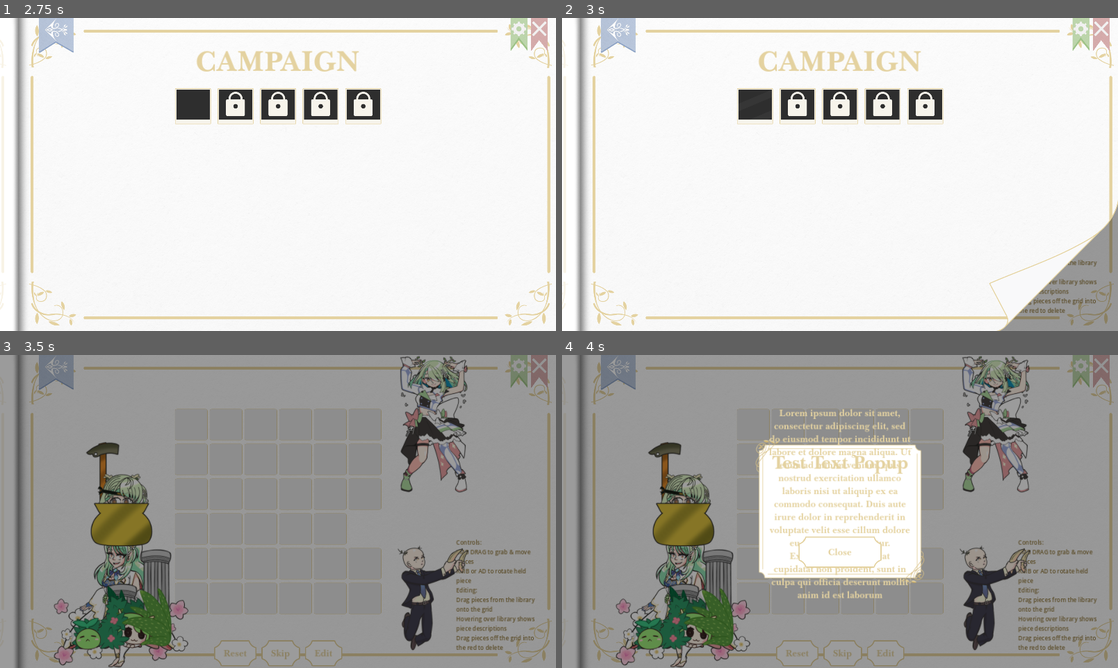
Above: before the commit, frames 1-4 (two rows, left to right).
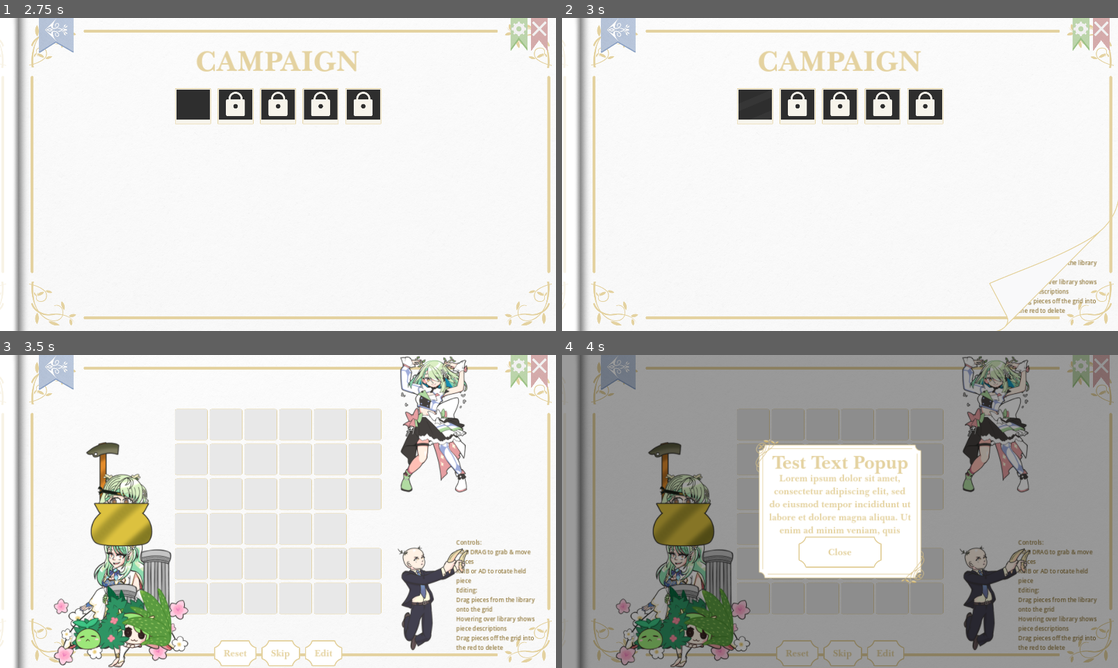
Above: after the commit, the same moments.

Repository: Saplings-Projects/Birthday-2024
Game: Godot game, scene res://MainScenes/screen_mngr_init_scene.tscn
Two runs of this game, one before a commit and one after it. Both use one fixed random seed, a clock stepped at 60 frames per second and the inputs below.
Inputs (mouse positions are in pixels of both pictures, inside the frame that each line leads up to):
- Up to frame 1 (2.75 s): tap Enter at 0.5 s; move the mouse to (400, 158) at 0.52 s; press the mouse at (400, 158) at 0.53 s; release the mouse at (400, 158) at 1.25 s; click "Play" at 1.25 s; click (166, 174) at 2 s
- Up to frame 2 (3 s): click (756, 105) at 2.75 s
- Up to frame 3 (3.5 s): no input
- Up to frame 4 (4 s): click "Skip" at 3.5 s

Frame 1 is identical in both runs. In frame 2, 4.0% of the frame differs, in the area x 78-100%, y 59-100%; in frame 3, 100%, in the area x 0-100%, y 0-100%; in frame 4, 2.9%.

Commit message:
Adjustments to the values of the popups; reduced tutorial text to what can reasonably be shown

Diff:
--- a/Birthday-2024-Project/MainScenes/display_popup.tscn
+++ b/Birthday-2024-Project/MainScenes/display_popup.tscn
@@ -33,13 +33,13 @@
 anchor_right = 0.5
 anchor_bottom = 0.5
 offset_left = -450.0
-offset_top = -500.0
+offset_top = -450.0
 offset_right = 450.0
-offset_bottom = 500.0
+offset_bottom = 450.0
 grow_horizontal = 2
 grow_vertical = 2
 scale = Vector2(1e-05, 1e-05)
-pivot_offset = Vector2(450, 500)
+pivot_offset = Vector2(450, 450)
 texture = ExtResource("2_ir2en")
 patch_margin_left = 100
 patch_margin_top = 125
@@ -70,9 +70,9 @@
 anchor_right = 0.5
 anchor_bottom = 0.5
 offset_left = -350.0
-offset_top = 75.0
+offset_top = 20.0
 offset_right = 350.0
-offset_bottom = 325.0
+offset_bottom = 270.0
 grow_horizontal = 2
 grow_vertical = 2
 theme = ExtResource("3_yginj")
--- a/Birthday-2024-Project/Resources/TutorialData/TestDisplayTutorial.tres
+++ b/Birthday-2024-Project/Resources/TutorialData/TestDisplayTutorial.tres
@@ -8,5 +8,5 @@
 [resource]
 script = ExtResource("1_duadq")
 title = "Test Display Popup"
-body = "Lorem ipsum dolor sit amet, consectetur adipiscing e …(106 unchanged characters)… rud exercitation ullamco laboris nisi ut aliquip ex ea commodo consequat. Duis aute irure dolor in reprehenderit in voluptate velit esse cillum dolore eu fugiat nulla pariatur. Excepteur sint occaecat cupidatat non proident, sunt in culpa qui officia deserunt mollit anim id est laborum"
+body = "Lorem ipsum dolor sit amet, consectetur adipiscing e …(106 unchanged characters)… rud exercitation ullamco laboris nisi ut"
 displayPieces = Array[PackedScene]([ExtResource("1_r7epj"), ExtResource("2_dbuba"), ExtResource("3_f18fg")])
--- a/Birthday-2024-Project/Resources/TutorialData/TestTextOnlyTutorial.tres
+++ b/Birthday-2024-Project/Resources/TutorialData/TestTextOnlyTutorial.tres
@@ -5,5 +5,5 @@
 [resource]
 script = ExtResource("1_ncqbh")
 title = "Test Text Popup"
-body = "Lorem ipsum dolor sit amet, consectetur adipiscing e …(61 unchanged characters)… na aliqua. Ut enim ad minim veniam, quis nostrud exercitation ullamco laboris nisi ut aliquip ex ea commodo consequat. Duis aute irure dolor in reprehenderit in voluptate velit esse cillum dolore eu fugiat nulla pariatur. Excepteur sint occaecat cupidatat non proident, sunt in culpa qui officia deserunt mollit anim id est laborum"
+body = "Lorem ipsum dolor sit amet, consectetur adipiscing e …(61 unchanged characters)… na aliqua. Ut enim ad minim veniam, quis"
 displayPieces = Array[PackedScene]([])
--- a/Birthday-2024-Project/Scripts/GameManager.gd
+++ b/Birthday-2024-Project/Scripts/GameManager.gd
@@ -163,11 +163,7 @@
 			authorText.text = str("By: ", _levelData.author)
 
 		if _levelData.tutorialData != null:
-			var tutorialData = _levelData.tutorialData
-			if _levelData.tutorialData.displayPieces.size() > 0:
-				myScreen.ShowDisplayPopup(tutorialData.title, tutorialData.body, tutorialData.displayPieces)
-			else:
-				myScreen.ShowTextPopup(tutorialData.title, tutorialData.body)
+			myScreen.ScreenEnter.connect(_show_tutorial)
 
 	if not _can_interact or held_piece == null:
 		deletionZone.hide()
@@ -184,6 +180,14 @@
 		_held_piece_towards_cursor(delta)
 		_rotate_held_piece()
 		_do_place_held_piece()
+
+func _show_tutorial():
+	myScreen.ScreenEnter.disconnect(_show_tutorial)
+	var tutorialData = _levelData.tutorialData
+	if _levelData.tutorialData.displayPieces.size() > 0:
+		myScreen.ShowDisplayPopup(tutorialData.title, tutorialData.body, tutorialData.displayPieces)
+	else:
+		myScreen.ShowTextPopup(tutorialData.title, tutorialData.body)
 
 func _remove_occupied_cells(piece: PieceLogic):
 	if piece.current_placement_state != PieceLogic.PlacementStates.PLACED:
--- a/Birthday-2024-Project/Scripts/ScreenManagement/DisplayPopupController.gd
+++ b/Birthday-2024-Project/Scripts/ScreenManagement/DisplayPopupController.gd
@@ -15,10 +15,11 @@
 
 	for piece in displayPieces:
 		var controlNode : Control = Control.new()
-		controlNode.custom_minimum_size.x = 300
+		controlNode.custom_minimum_size.x = 250
 		pieceDisplay.add_child(controlNode)
 		var pieceClone : Node2D = piece.instantiate() as Node2D
 		controlNode.add_child(pieceClone)
-		pieceClone.position = Vector2(150, 100)
+		pieceClone.position = Vector2(125, 100)
+		pieceClone.scale = Vector2(0.65, 0.65)
 
 	super.onScreenEnter()
